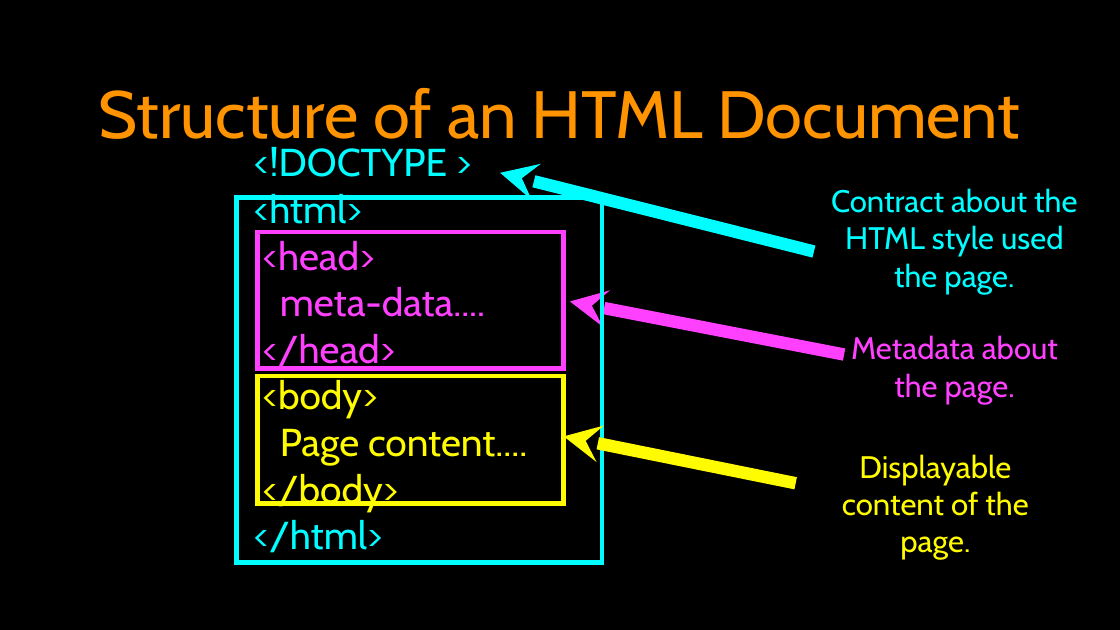
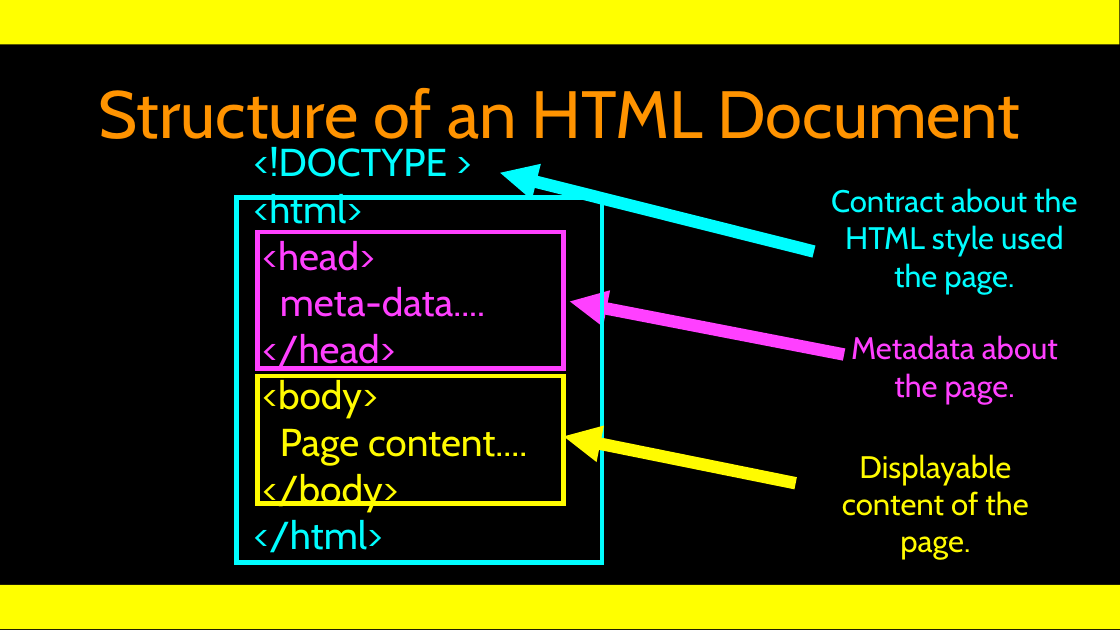
Before and after one commit to csev/wa4e, a slide deck: slide 27 of lectures/Web-01-HTML.ppt. Drawn at 1120x630 pixels with LibreOffice and Linux fonts; fonts in the diff are those of the drawing. Boxes give left, top, right and bottom in pixels: in the first picture for what was removed or moved away, otherwise in the second. Text is boxed around its words. In the diff, an @@ line names an element or a change of style, - is before the commit and + after.

Commit message:
Add sample HTML

```diff
--- a/lectures/Web-01-HTML.ppt
+++ b/lectures/Web-01-HTML.ppt
@@ rectangle added at (0,0,1119,45), fill #FFFF00 @@
@@ arrow (501, 172) - (814, 252): arrowheads changed @@
@@ arrow (570, 301) - (844, 355): arrowheads changed @@
@@ arrow (563, 437) - (795, 484): arrowheads changed @@
@@ rectangle at (0,585,1120,629): fill #000000 to #FFFF00 @@
```
Also in this commit, not shown: 38 other slides changed, 9 other files.
